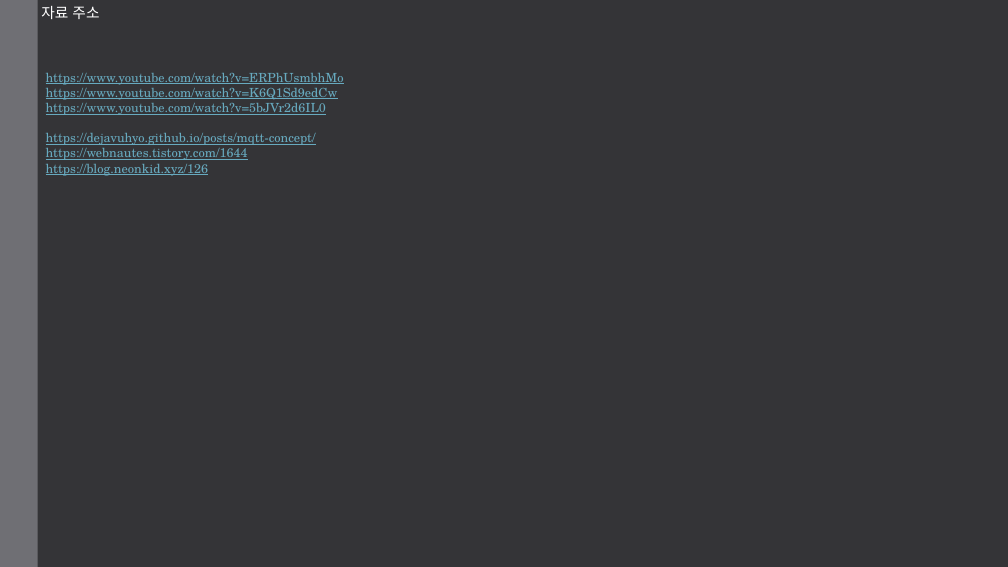
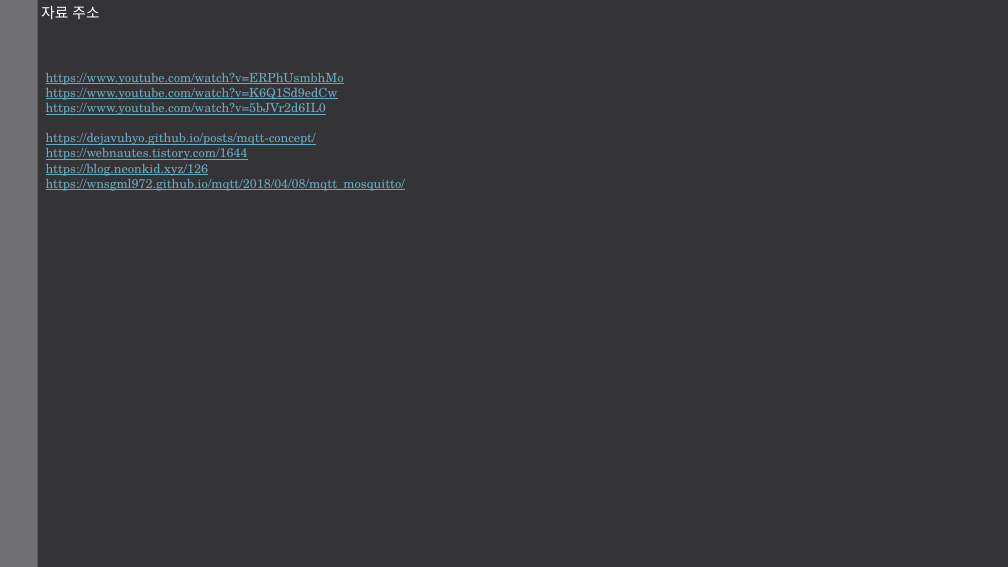
Before and after one commit to jojae38/mqtt_subscriber, a slide deck: slide 3 of mqtt_data.pptx. Drawn at 1008x567 pixels with LibreOffice and Linux fonts; fonts in the diff are those of the drawing. Boxes give left, top, right and bottom in pixels: in the first picture for what was removed or moved away, otherwise in the second. Text is boxed around its words. In the diff, an @@ line names an element or a change of style, - is before the commit and + after.

```diff
--- a/mqtt_data.pptx
+++ b/mqtt_data.pptx
@@ text at [46, 175, 405, 191]: paragraph added @@
+https://wnsgml972.github.io/mqtt/2018/04/08/mqtt_mosquitto/
```
Also in this commit, not shown: 1 other slide changed.
